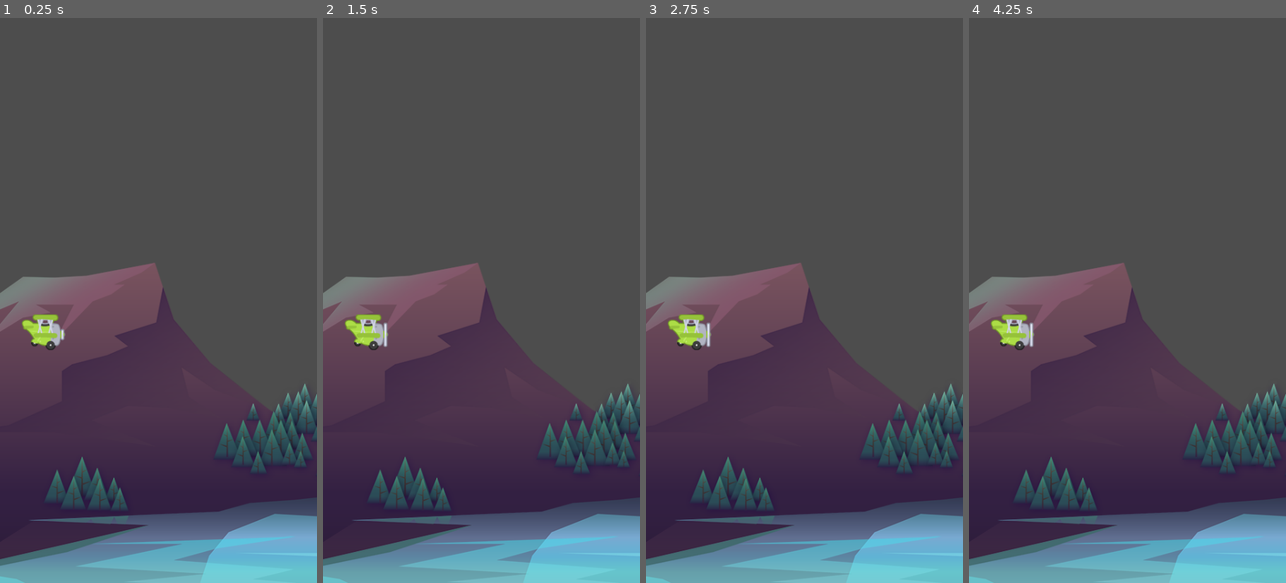
Above: before the commit, frames 1-4 (left to right).
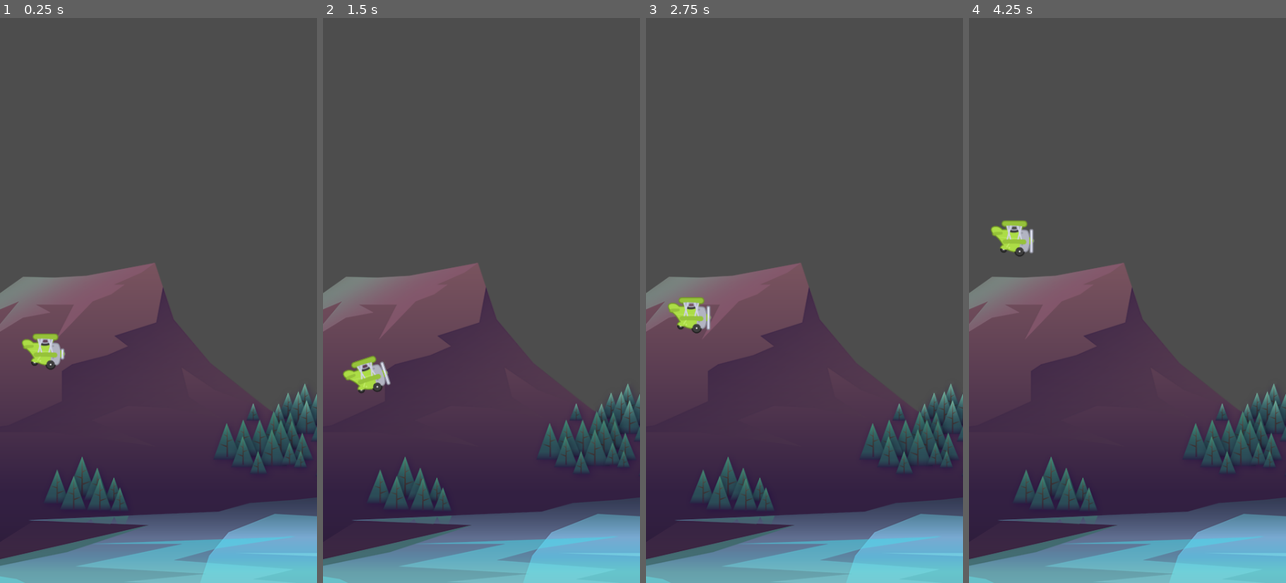
Above: after the commit, the same moments.

Repository: kennn1510/Tappy
Game: Godot game, scene res://scenes/game/game.tscn
Two runs of this game, one before a commit and one after it. Both use one fixed random seed, a clock stepped at 60 frames per second and the inputs below.
Inputs:
- Up to frame 1 (0.25 s): no input
- Up to frame 2 (1.5 s): tap Space (fly, bound only after the commit) at 0.6, 1.35 s
- Up to frame 3 (2.75 s): tap Space (fly, bound only after the commit) at 2.1 s
- Up to frame 4 (4.25 s): tap Space (fly, bound only after the commit) at 2.85, 3.6 s

The runs differ from the first frame. In frame 1, 0.9% of the frame differs, in the area x 6-21%, y 52-63%; in frame 2, 1.2%, in the area x 6-22%, y 52-67%; in frame 3, 0.9%; in frame 4, 1.2%.

Commit message:
Add top and bottom barrier, plane fly animation, pipe and laser asset

Diff:
--- a/project.godot
+++ b/project.godot
@@ -20,6 +20,14 @@
 window/size/viewport_height=854
 window/handheld/orientation=1
 
+[input]
+
+fly={
+"deadzone": 0.5,
+"events": [Object(InputEventKey,"resource_local_to_scene":false,"resource_name":"","device":-1,"window_id":0,"alt_pressed":false,"shift_pressed":false,"ctrl_pressed":false,"meta_pressed":false,"pressed":false,"keycode":0,"physical_keycode":32,"key_label":0,"unicode":32,"echo":false,"script":null)
+]
+}
+
 [rendering]
 
 renderer/rendering_method="mobile"
--- /dev/null
+++ b/scenes/barrier/barrier.tscn
@@ -0,0 +1,10 @@
+[gd_scene load_steps=2 format=3 uid="uid://ixanbujaykel"]
+
+[sub_resource type="RectangleShape2D" id="RectangleShape2D_x6nvq"]
+size = Vector2(506, 20)
+
+[node name="Barrier" type="StaticBody2D"]
+
+[node name="CollisionShape2D" type="CollisionShape2D" parent="."]
+position = Vector2(243, 0)
+shape = SubResource("RectangleShape2D_x6nvq")
--- a/scenes/game/game.tscn
+++ b/scenes/game/game.tscn
@@ -1,7 +1,8 @@
-[gd_scene load_steps=3 format=3 uid="uid://coe37cusbuqwi"]
+[gd_scene load_steps=4 format=3 uid="uid://coe37cusbuqwi"]
 
 [ext_resource type="Texture2D" uid="uid://c2gsv6iol1wul" path="res://assets/background/rocks_2.png" id="1_u3ple"]
 [ext_resource type="PackedScene" uid="uid://dahuhf5y5lhto" path="res://scenes/plane/plane.tscn" id="2_d5u8n"]
+[ext_resource type="PackedScene" uid="uid://ixanbujaykel" path="res://scenes/barrier/barrier.tscn" id="3_qmxva"]
 
 [node name="Game" type="Node2D"]
 
@@ -11,3 +12,9 @@
 
 [node name="Plane" parent="." instance=ExtResource("2_d5u8n")]
 position = Vector2(66, 475)
+
+[node name="Barrier" parent="." instance=ExtResource("3_qmxva")]
+position = Vector2(-2, -25)
+
+[node name="Floor" parent="." instance=ExtResource("3_qmxva")]
+position = Vector2(3, 861)
--- /dev/null
+++ b/scenes/laser/laser.tscn
@@ -0,0 +1,43 @@
+[gd_scene load_steps=5 format=3 uid="uid://bq7jgyiqiter5"]
+
+[ext_resource type="Texture2D" uid="uid://42tw8h07vetq" path="res://assets/pipes/laser2.png" id="1_aerte"]
+
+[sub_resource type="RectangleShape2D" id="RectangleShape2D_spb3d"]
+size = Vector2(9, 193)
+
+[sub_resource type="Animation" id="Animation_adnic"]
+resource_name = "flash"
+length = 0.9
+loop_mode = 1
+tracks/0/type = "value"
+tracks/0/imported = false
+tracks/0/enabled = true
+tracks/0/path = NodePath("Sprite2D:self_modulate")
+tracks/0/interp = 1
+tracks/0/loop_wrap = true
+tracks/0/keys = {
+"times": PackedFloat32Array(0, 0.6, 0.8),
+"transitions": PackedFloat32Array(1, 1, 1),
+"update": 0,
+"values": [Color(1, 1, 1, 1), Color(1, 1, 1, 1), Color(1, 1, 1, 0)]
+}
+
+[sub_resource type="AnimationLibrary" id="AnimationLibrary_8r06y"]
+_data = {
+"flash": SubResource("Animation_adnic")
+}
+
+[node name="Laser" type="Area2D"]
+
+[node name="Sprite2D" type="Sprite2D" parent="."]
+scale = Vector2(1, 8)
+texture = ExtResource("1_aerte")
+
+[node name="CollisionShape2D" type="CollisionShape2D" parent="."]
+position = Vector2(8, 0)
+shape = SubResource("RectangleShape2D_spb3d")
+
+[node name="AnimationPlayer" type="AnimationPlayer" parent="."]
+libraries = {
+"": SubResource("AnimationLibrary_8r06y")
+}
--- /dev/null
+++ b/scenes/pipe/pipe.tscn
@@ -0,0 +1,17 @@
+[gd_scene load_steps=3 format=3 uid="uid://dehrmb4vxivta"]
+
+[ext_resource type="Texture2D" uid="uid://by3ggfocgjktg" path="res://assets/pipes/pipe.png" id="1_jisvg"]
+
+[sub_resource type="RectangleShape2D" id="RectangleShape2D_bfnuv"]
+size = Vector2(70, 595)
+
+[node name="Pipe" type="Area2D"]
+
+[node name="Sprite2D" type="Sprite2D" parent="."]
+texture = ExtResource("1_jisvg")
+centered = false
+offset = Vector2(-35, 0)
+
+[node name="CollisionShape2D" type="CollisionShape2D" parent="."]
+position = Vector2(0, 332.5)
+shape = SubResource("RectangleShape2D_bfnuv")
--- /dev/null
+++ b/scenes/plane/plane.gd
@@ -0,0 +1,35 @@
+extends CharacterBody2D
+
+const GRAVITY: float = 880.0
+const POWER: float = -400.0
+
+@onready var sprite: AnimatedSprite2D = $Sprite
+@onready var animation_player: AnimationPlayer = $AnimationPlayer
+
+# Called when the node enters the scene tree for the first time.
+func _ready():
+	pass # Replace with function body.
+
+
+# Called every frame. 'delta' is the elapsed time since the previous frame.
+func _physics_process(delta):
+
+	velocity.y += GRAVITY * delta
+
+	fly()
+
+	move_and_slide()
+
+	if is_on_floor() == true:
+		die()
+
+
+
+func fly() -> void:
+	if Input.is_action_just_pressed("fly") == true:
+		velocity.y = POWER
+		animation_player.play("power")
+
+func die() -> void:
+	sprite.stop()
+	set_physics_process(false)
--- a/scenes/plane/plane.tscn
+++ b/scenes/plane/plane.tscn
@@ -1,5 +1,6 @@
-[gd_scene load_steps=6 format=3 uid="uid://dahuhf5y5lhto"]
+[gd_scene load_steps=11 format=3 uid="uid://dahuhf5y5lhto"]
 
+[ext_resource type="Script" path="res://scenes/plane/plane.gd" id="1_boamn"]
 [ext_resource type="Texture2D" uid="uid://bbymoq8traegs" path="res://assets/plane/planes_sheet.png" id="1_not5u"]
 
 [sub_resource type="AtlasTexture" id="AtlasTexture_psc4w"]
@@ -31,7 +32,48 @@
 "speed": 10.0
 }]
 
+[sub_resource type="CircleShape2D" id="CircleShape2D_u843v"]
+radius = 22.2036
+
+[sub_resource type="Animation" id="Animation_2y7x3"]
+resource_name = "power"
+length = 0.3
+tracks/0/type = "value"
+tracks/0/imported = false
+tracks/0/enabled = true
+tracks/0/path = NodePath("Sprite:rotation")
+tracks/0/interp = 1
+tracks/0/loop_wrap = true
+tracks/0/keys = {
+"times": PackedFloat32Array(0, 0.1, 0.3),
+"transitions": PackedFloat32Array(1, 1, 1),
+"update": 0,
+"values": [0.0, -0.349066, 0.0]
+}
+
+[sub_resource type="Animation" id="Animation_k6vif"]
+length = 0.001
+tracks/0/type = "value"
+tracks/0/imported = false
+tracks/0/enabled = true
+tracks/0/path = NodePath("Sprite:rotation")
+tracks/0/interp = 1
+tracks/0/loop_wrap = true
+tracks/0/keys = {
+"times": PackedFloat32Array(0),
+"transitions": PackedFloat32Array(1),
+"update": 0,
+"values": [0.0]
+}
+
+[sub_resource type="AnimationLibrary" id="AnimationLibrary_xy2ef"]
+_data = {
+"RESET": SubResource("Animation_k6vif"),
+"power": SubResource("Animation_2y7x3")
+}
+
 [node name="Plane" type="CharacterBody2D"]
+script = ExtResource("1_boamn")
 
 [node name="Sprite" type="AnimatedSprite2D" parent="."]
 scale = Vector2(0.75, 0.75)
@@ -39,3 +81,11 @@
 animation = &"fly"
 autoplay = "fly"
 frame_progress = 0.0190579
+
+[node name="CollisionShape2D" type="CollisionShape2D" parent="."]
+shape = SubResource("CircleShape2D_u843v")
+
+[node name="AnimationPlayer" type="AnimationPlayer" parent="."]
+libraries = {
+"": SubResource("AnimationLibrary_xy2ef")
+}
